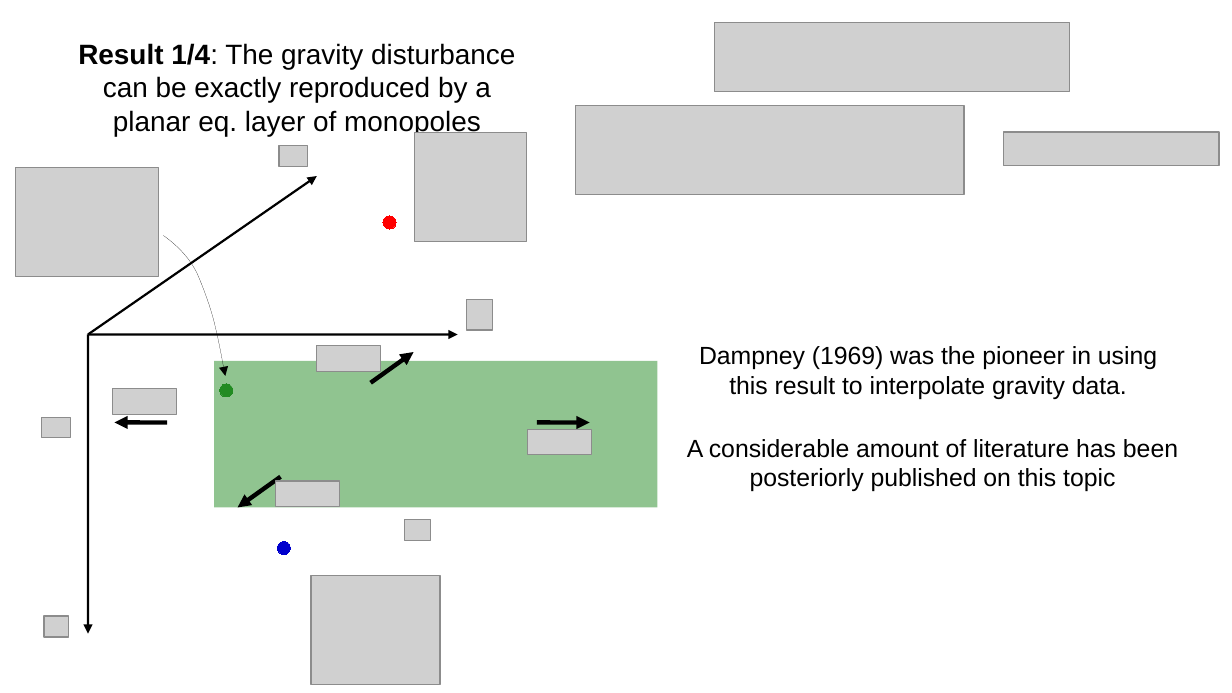
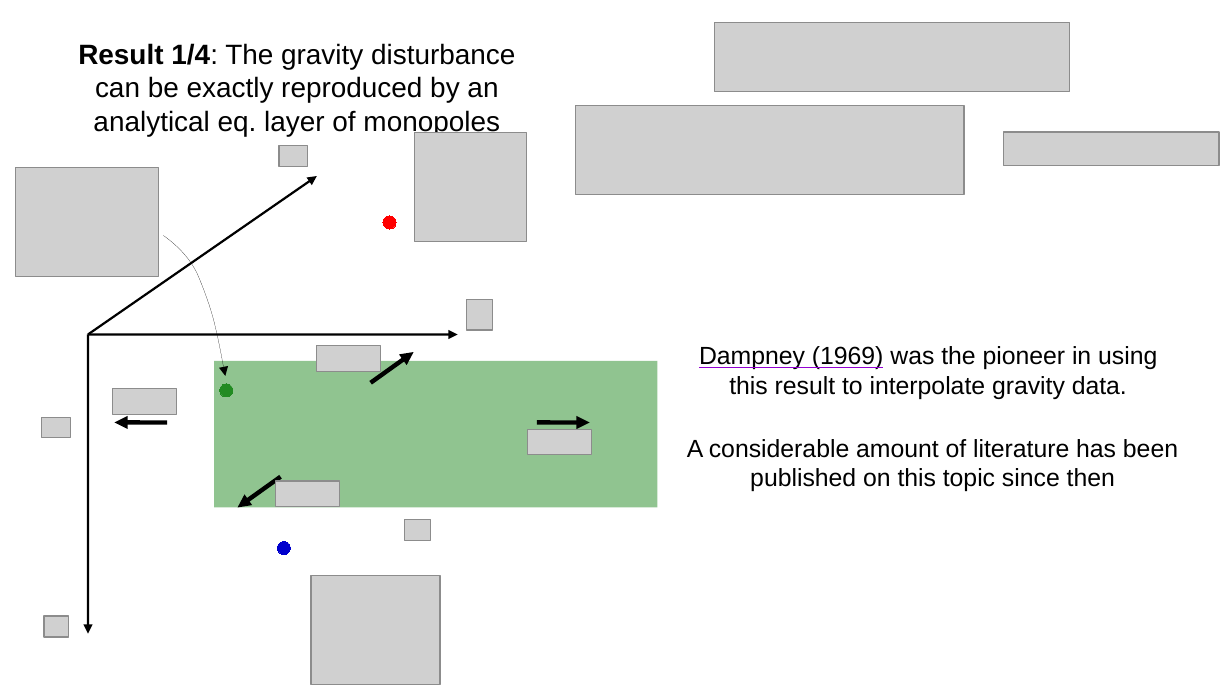
Before and after one commit to pinga-lab/EqL-overview-TU-Freiberg, a slide deck: slide 114 of TU-Freiberg-feb2022.odp (slide 95 before the commit). Drawn at 1232x693 pixels with LibreOffice and Linux fonts; fonts in the diff are those of the drawing; grey boxes stand for pictures. Boxes give left, top, right and bottom in pixels: in the first picture for what was removed or moved away, otherwise in the second. Text is boxed around its words. In the diff, an @@ line names an element or a change of style, - is before the commit and + after.

```diff
--- a/TU-Freiberg-feb2022.odp
+++ b/TU-Freiberg-feb2022.odp
@@ text at (78,43,515,136): text changed @@
-Result 1/4: The gravity disturbance can be exactly reproduced by a planar eq. layer of monopoles
+Result 1/4: The gravity disturbance can be exactly reproduced by an analytical eq. layer of monopoles
@@ text "Dampney (1969) was the pioneer ..." at (699,346,1157,399): underline on in "Dampney (1969)" @@
@@ text at (687,439,1178,491): text changed @@
-A considerable amount of literature has been posteriorly published on this topic
+A considerable amount of literature has been published on this topic since then
```
Also in this commit, not shown: 82 other slides changed, 24 slides added, 2 slides removed, 2 other files.
